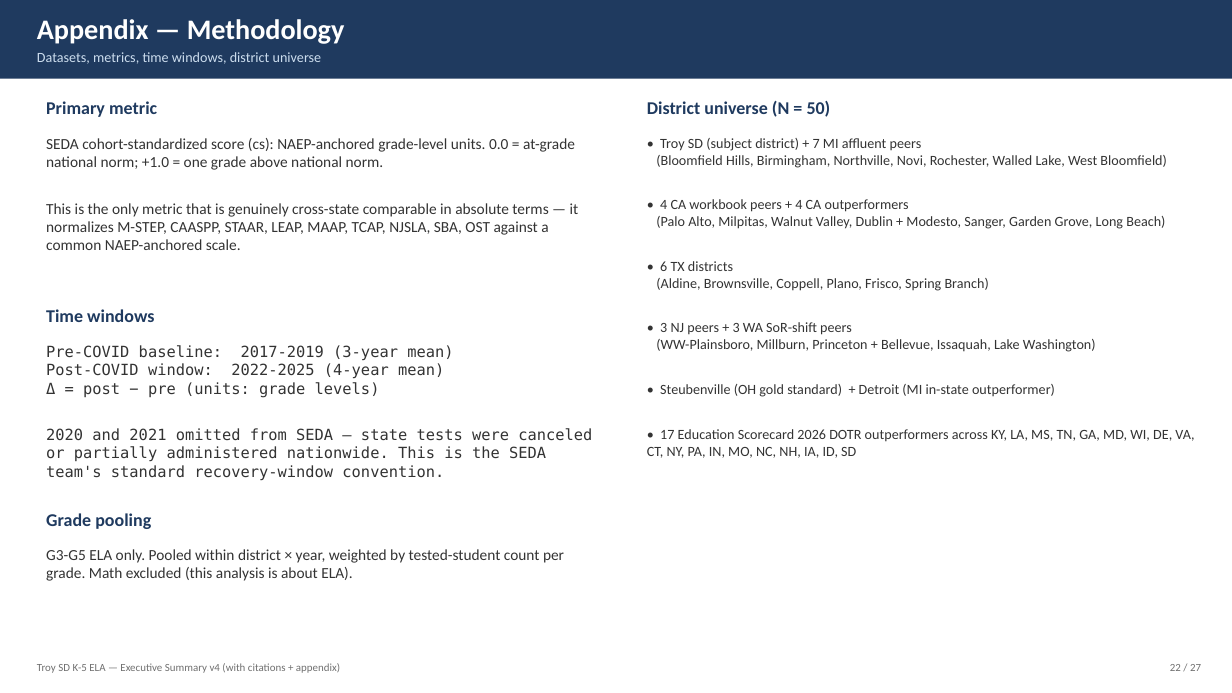
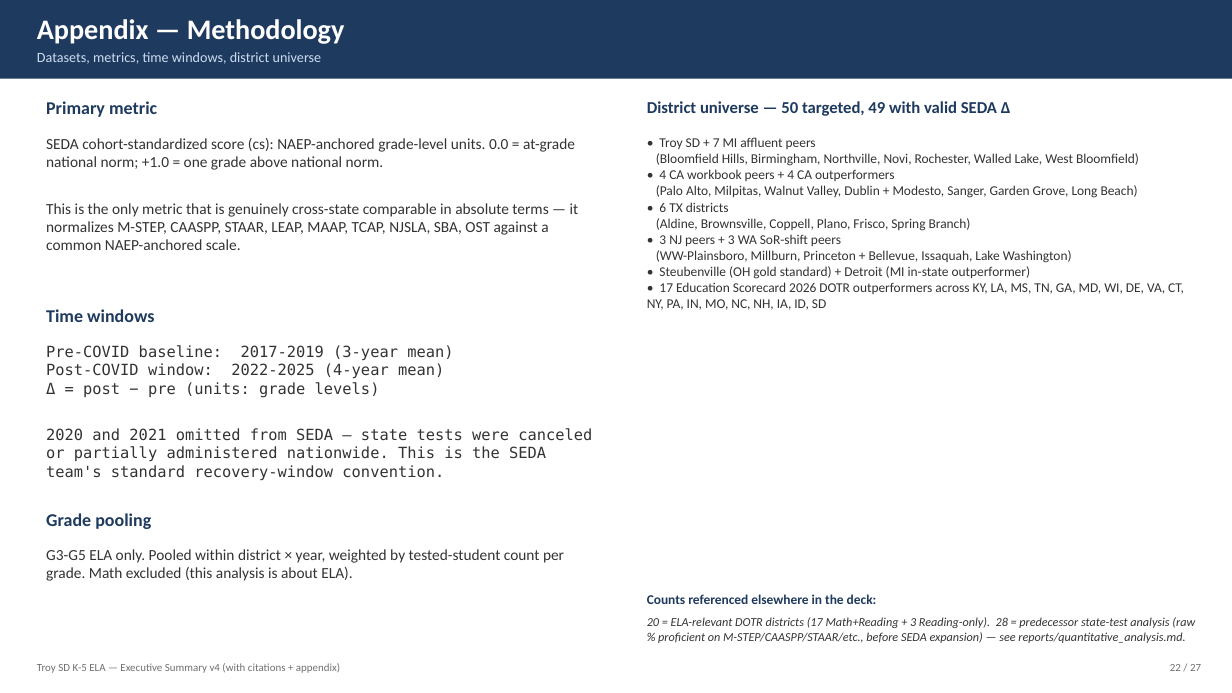
Before and after one commit to akarpo/tsd-k5ela-choice, a slide deck: slide 22 of deck/Troy_K5_ELA_Executive_Summary_v4.pptx. Drawn at 1232x693 pixels with LibreOffice and Linux fonts; fonts in the diff are those of the drawing. Boxes give left, top, right and bottom in pixels: in the first picture for what was removed or moved away, otherwise in the second. Text is boxed around its words. In the diff, an @@ line names an element or a change of style, - is before the commit and + after.

```diff
--- a/deck/Troy_K5_ELA_Executive_Summary_v4.pptx
+++ b/deck/Troy_K5_ELA_Executive_Summary_v4.pptx
@@ text at bbox=[647, 101, 1011, 116]: text changed; size 14 to 13 pt @@
-District universe (N = 50)
+District universe — 50 targeted, 49 with valid SEDA Δ
@@ text at bbox=[659, 137, 816, 149]: text changed; size 11 to 10.5 pt @@
-• Troy SD (subject district) + 7 MI affluent peers
+• Troy SD + 7 MI affluent peers
@@ text at bbox=[647, 153, 1184, 310]: size 11 to 10.5 pt @@
@@ text added at bbox=[647, 594, 877, 604], 10.5 pt, text #1F3A5F, bold @@
+Counts referenced elsewhere in the deck:
@@ text added at bbox=[647, 617, 1195, 643], 9.5 pt, text #333333, italic @@
+20 = ELA-relevant DOTR districts (17 Math+Reading + 3 Reading-only). 28 = predecessor state-test analysis (raw % proficient on M-STEP/CAASPP/STAAR/etc., before SEDA expansion) — see reports/quantitative_analysis.md.
```
Also in this commit, not shown: 1 other slide changed, 4 other files.
